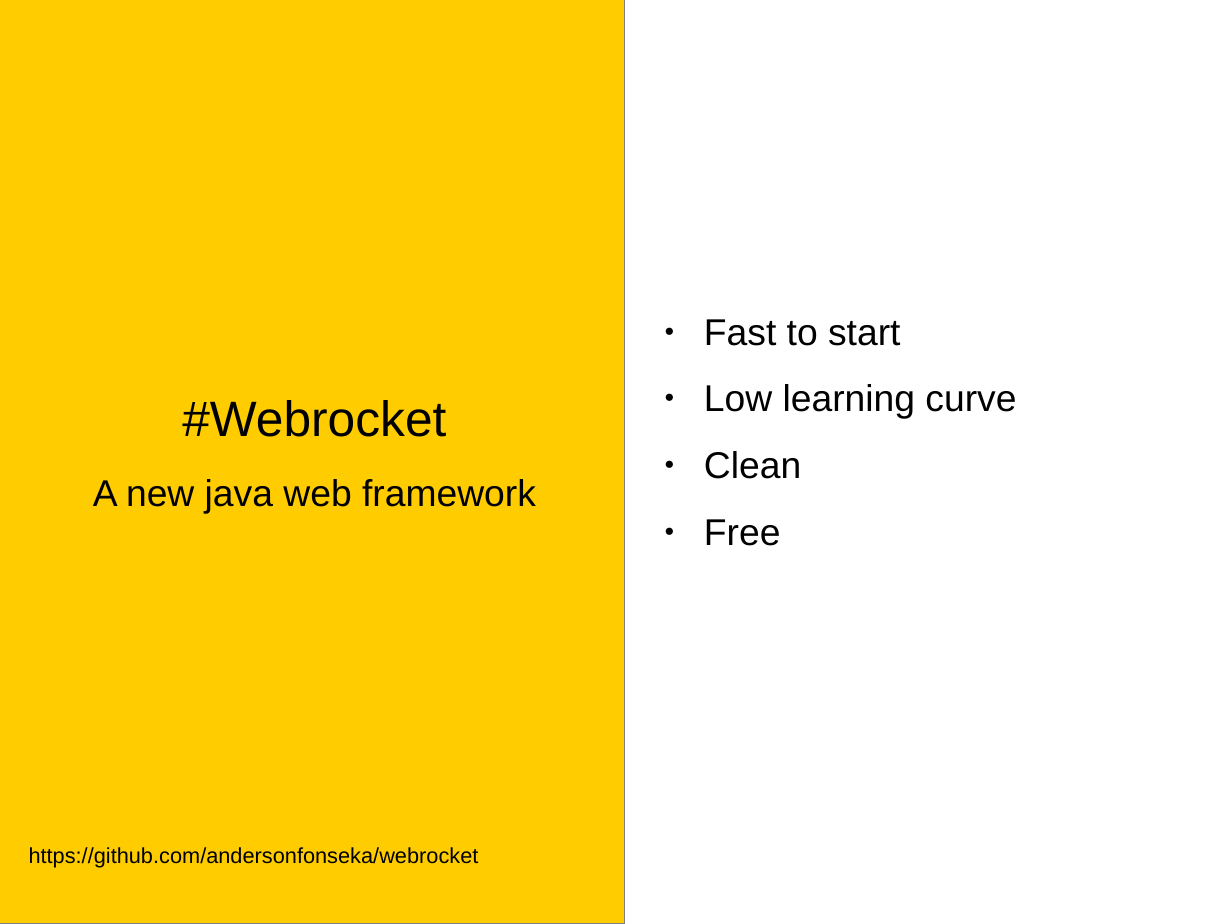
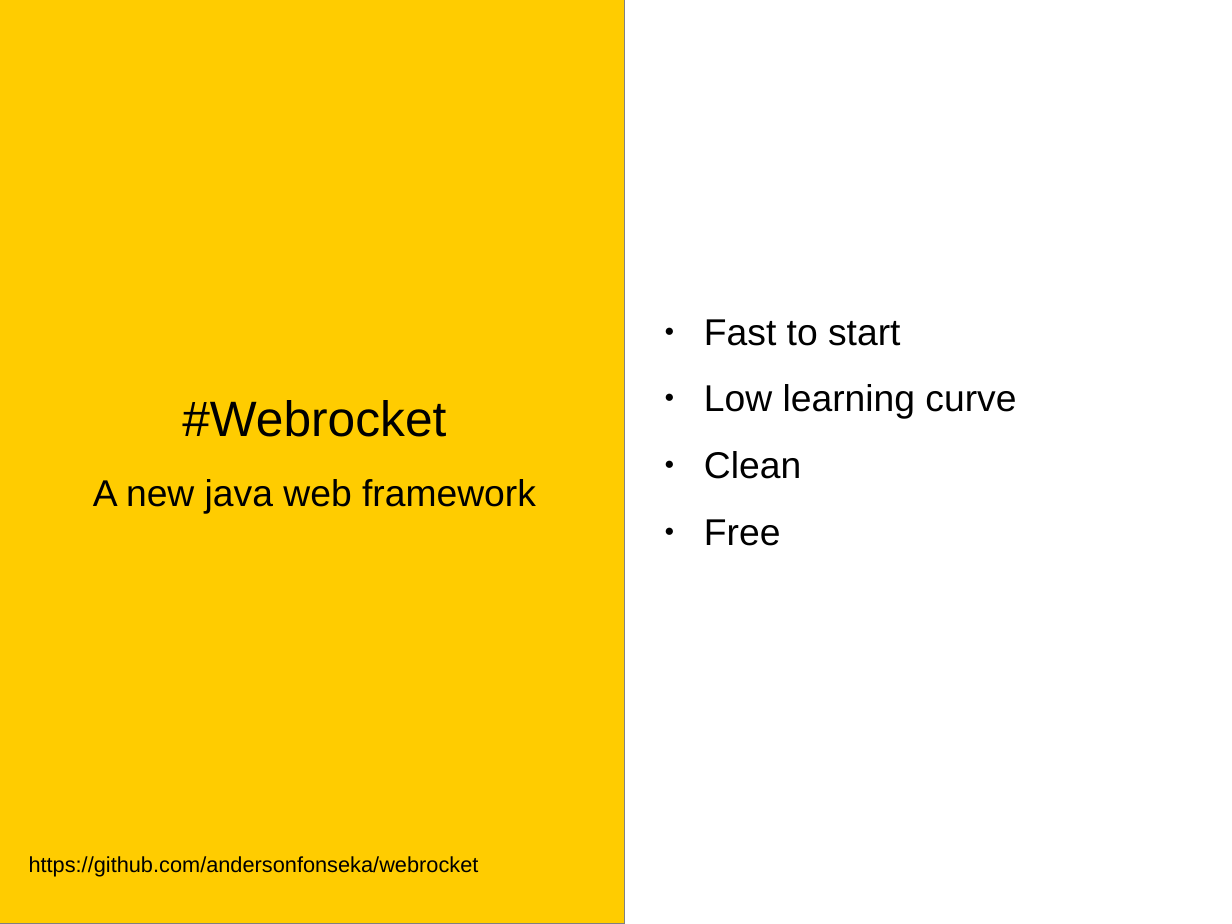
Before and after one commit to andersonfonseka/webrocket, a slide deck: slide 1 of docs/intro.odp. Drawn at 1232x924 pixels with LibreOffice and Linux fonts; fonts in the diff are those of the drawing. Boxes give left, top, right and bottom in pixels: in the first picture for what was removed or moved away, otherwise in the second. Text is boxed around its words. In the diff, an @@ line names an element or a change of style, - is before the commit and + after.

```diff
--- a/docs/intro.odp
+++ b/docs/intro.odp
@@ text "https://github.com/andersonfonseka/webrocket" moved from (x1=29, y1=847, x2=479, y2=868) to (x1=29, y1=856, x2=479, y2=876) @@
```
Also in this commit, not shown: 1 slide added, 11 other files.
